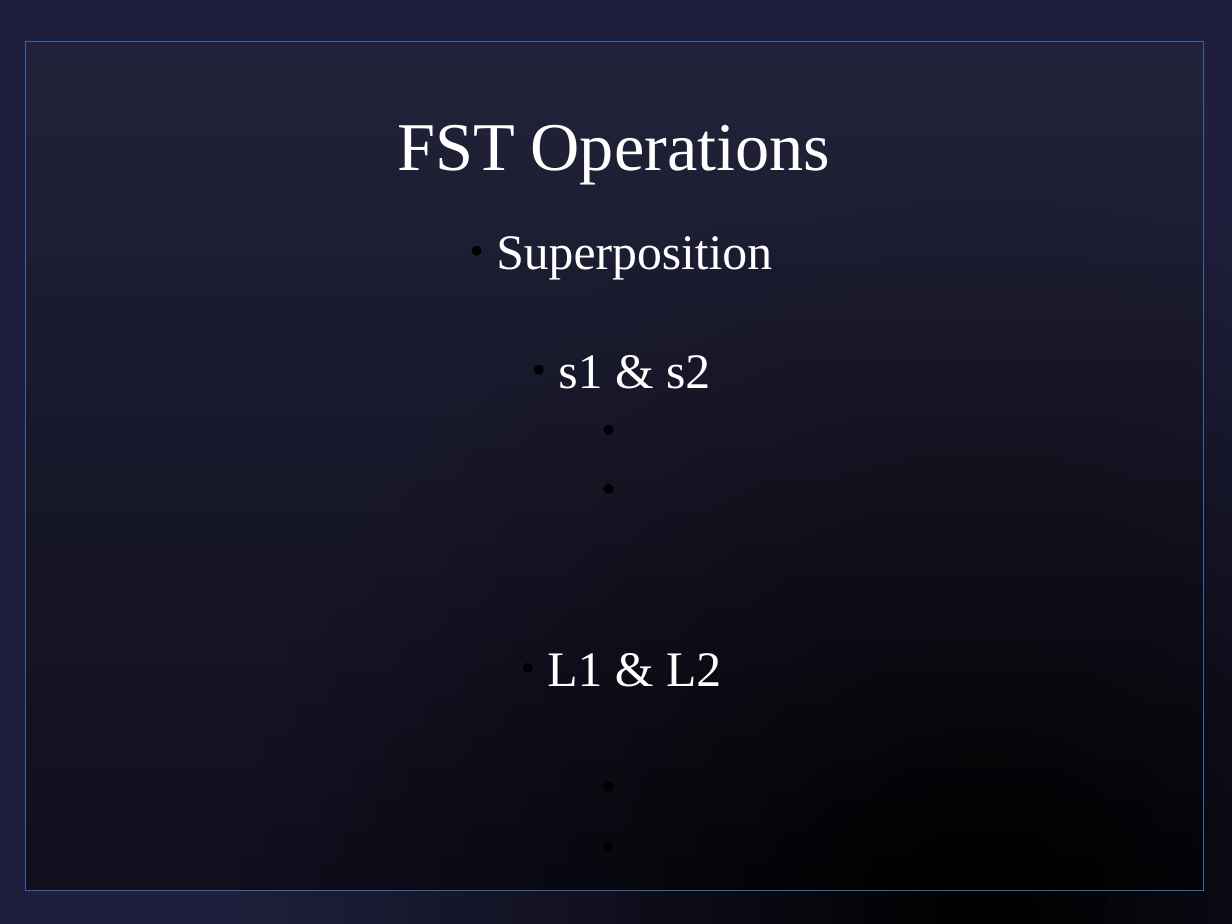
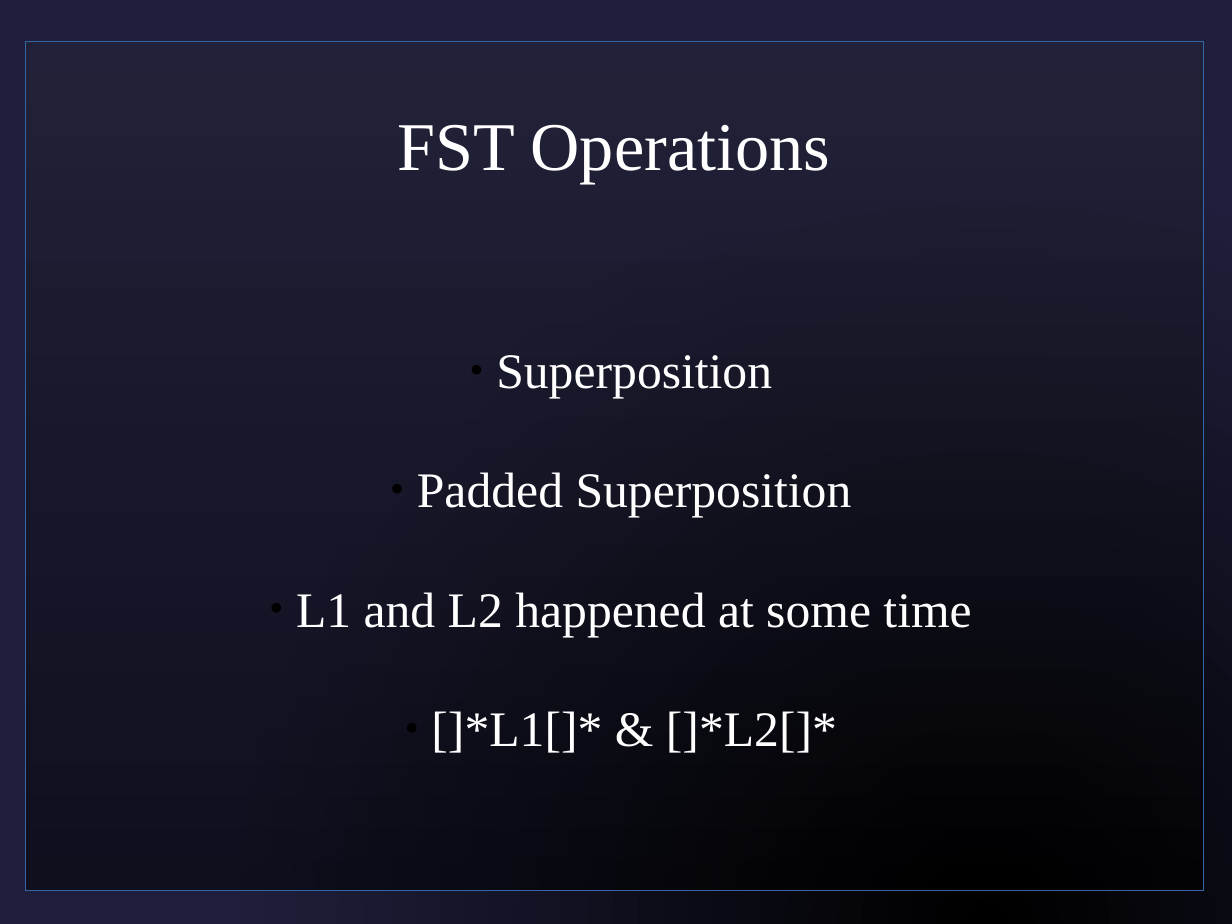
Before and after one commit to sjf/eventlogic, a slide deck: slide 8 of pres1.odp (slide 9 before the commit). Drawn at 1232x924 pixels with LibreOffice and Linux fonts; fonts in the diff are those of the drawing; background and template pictures are left out. Boxes give left, top, right and bottom in pixels: in the first picture for what was removed or moved away, otherwise in the second. Text is boxed around its words. In the diff, an @@ line names an element or a change of style, - is before the commit and + after.

Commit message:
Presentation

```diff
--- a/pres1.odp
+++ b/pres1.odp
@@ subtitle "Superposition" moved from (x1=496, y1=236, x2=772, y2=686) to (x1=296, y1=355, x2=971, y2=753) @@
@@ subtitle at (x1=296, y1=472, x2=971, y2=753): text changed @@
-  ● s1 & s2
-  ● L1 & L2
+  ● Padded Superposition
+  ● L1 and L2 happened at some time
+  ● []*L1[]* & []*L2[]*
```
Also in this commit, not shown: 11 other slides changed, 6 slides removed.
